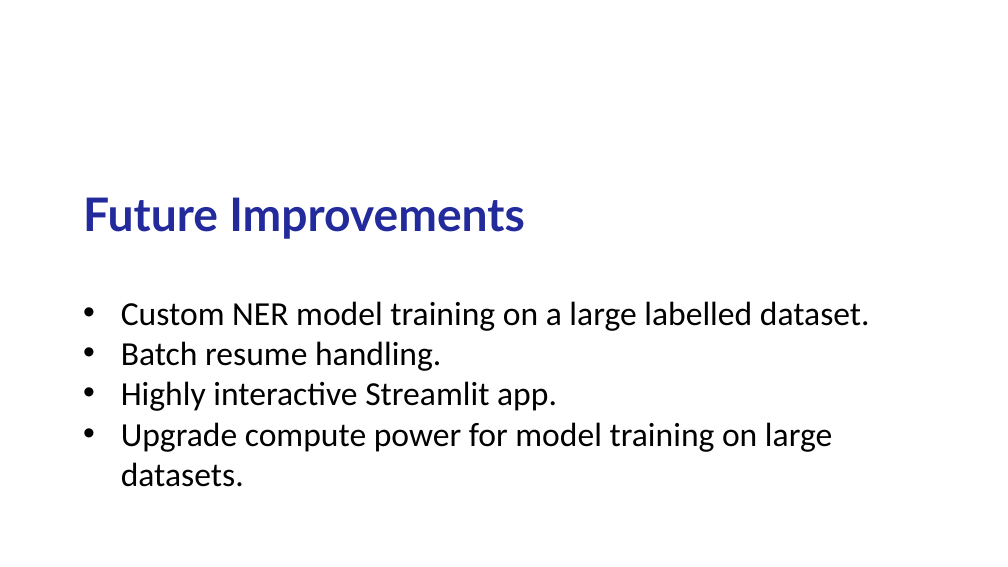
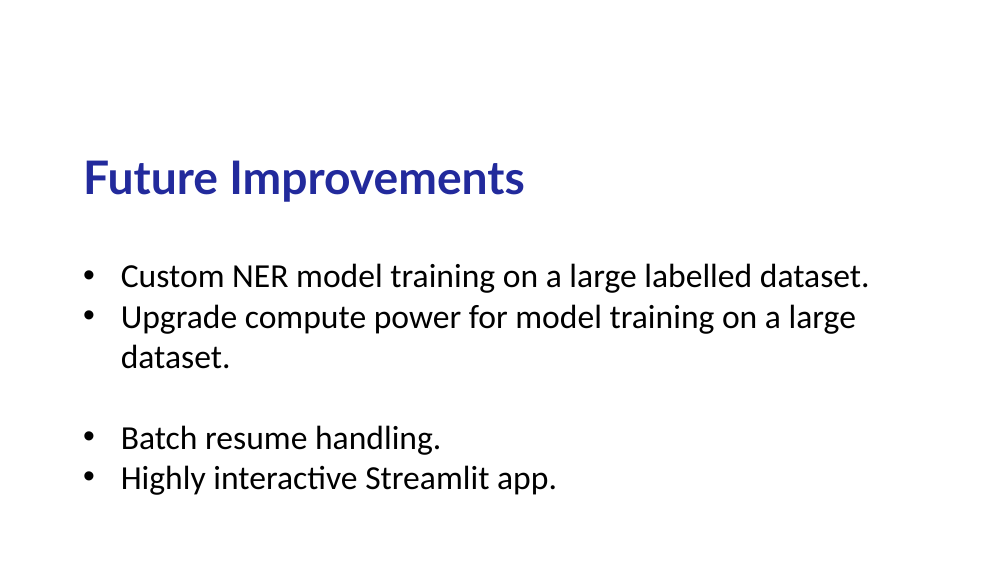
Before and after one commit to mk7890/Resume-Parsing-System, a slide deck: slide 21 of Resume Parsing.pptx (slide 20 before the commit). Drawn at 1008x567 pixels with LibreOffice and Linux fonts; fonts in the diff are those of the drawing; background and template pictures are left out. Boxes give left, top, right and bottom in pixels: in the first picture for what was removed or moved away, otherwise in the second. Text is boxed around its words. In the diff, an @@ line names an element or a change of style, - is before the commit and + after.

```diff
--- a/Resume Parsing.pptx
+++ b/Resume Parsing.pptx
@@ text "Future Improvements": place and size @@
-text "Future Improvements" at box(83, 197, 870, 487)
+text "Future Improvements" at box(83, 160, 870, 495)
@@ text at box(121, 304, 856, 369): paragraph added @@
+• Upgrade compute power for model training on a large dataset.
@@ text at box(121, 422, 832, 487): paragraph removed @@
-• Upgrade compute power for model training on large datasets.
```
Also in this commit, not shown: 5 other slides changed, 1 slide added.
